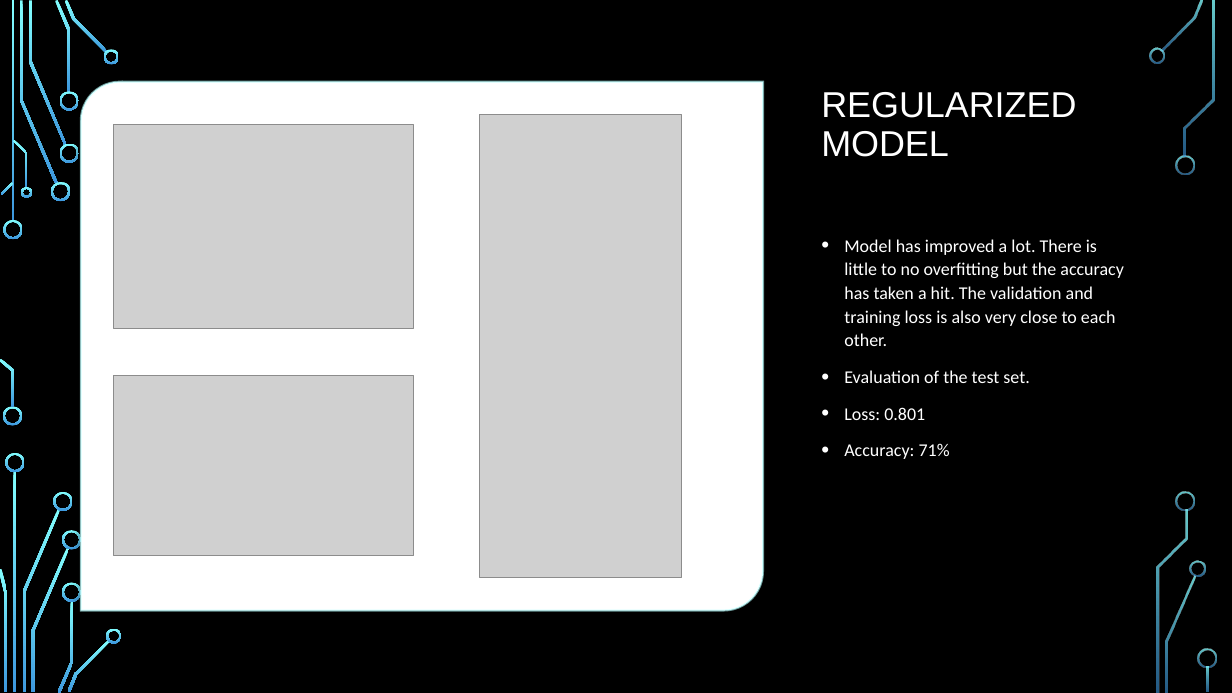
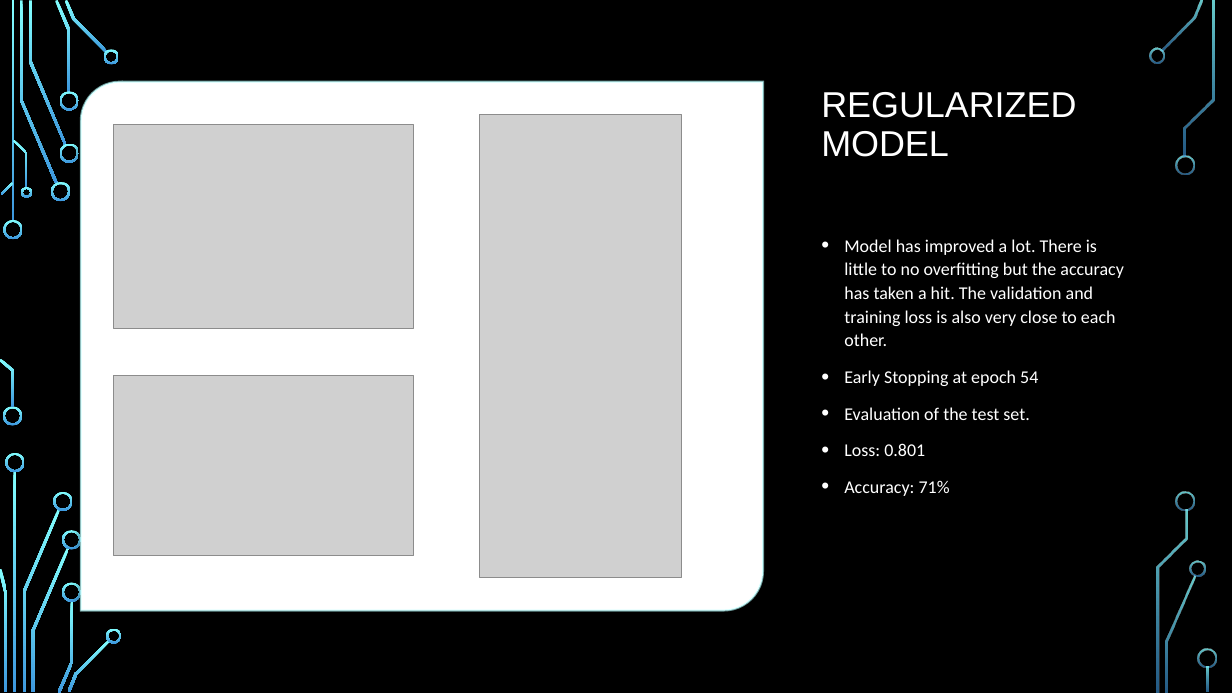
Before and after one commit to ktym1/3253_group, a slide deck: slide 9 of 3253 Project Presentation.pptx. Drawn at 1232x693 pixels with LibreOffice and Linux fonts; fonts in the diff are those of the drawing; grey boxes stand for pictures; background and template pictures are left out. Boxes give left, top, right and bottom in pixels: in the first picture for what was removed or moved away, otherwise in the second. Text is boxed around its words. In the diff, an @@ line names an element or a change of style, - is before the commit and + after.

```diff
--- a/3253 Project Presentation.pptx
+++ b/3253 Project Presentation.pptx
@@ text at (x1=844, y1=370, x2=1038, y2=386): paragraph added @@
+• Early Stopping at epoch 54
```
Also in this commit, not shown: 4 other slides changed, 1 slide added.
